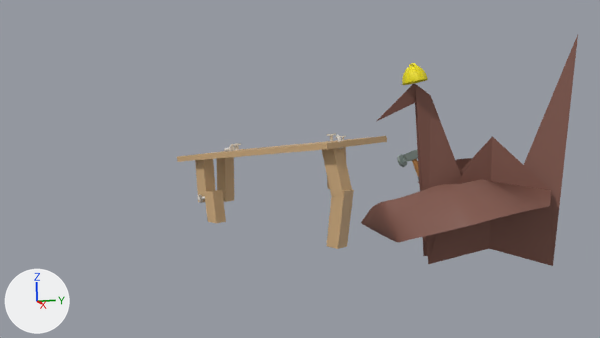
The Blender file assets/blender/CraneMakingTable.blend, before and after one commit.
Before and after are seen from the file's camera 'Camera'. Lighting does not change. The marker at lower left points along +X, +Y and +Z. The first picture is the older version.

The scene before the commit, as lines of its bpy script (objects in view):
```python
me_cube = bpy.data.meshes.new('Cube')
me_cube.from_pydata(...)  # 56 vertices, 42 faces; spans x -1.72..0.69, y -2.19..-0.32, z 0.0..0.99
me_cube.materials.append(mat_table_brown)  # brown #cdaa7d
me_plane = bpy.data.meshes.new('Plane')
me_plane.from_pydata(...)  # 216 vertices, 160 faces; spans x -0.86..0.39, y -1.05..0.6, z 0.0..1.66
me_plane.materials.append(mat_material_002)  # brown #805549
ob_crane = bpy.data.objects.new('Crane', me_plane)
ob_crane.parent = ob_web_export_root
ob_crane.location = (1.51, -0.24, -0.00101)
ob_crane.rotation_euler = (0.0, 0.0, -1.239)  # degrees (0, 0, -71)
ob_crane.scale = (1.18, 1.18, 1.18)
ob_table = bpy.data.objects.new('Table', me_cube)
ob_table.parent = ob_web_export_root
ob_table.location = (0.0, 0.0, 0.0)
```
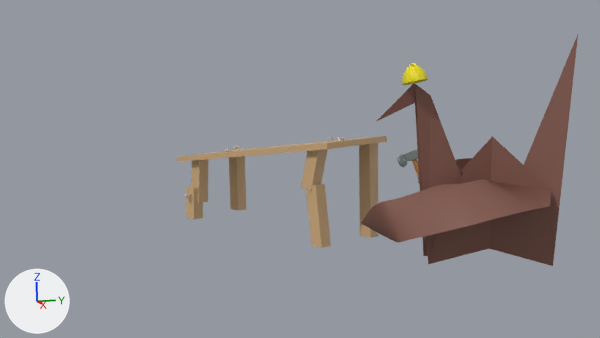
Diff of the bpy script that builds the scene:
```diff
--- a/assets/blender/CraneMakingTable.blend.py
+++ b/assets/blender/CraneMakingTable.blend.py
@@ me_cube @@
 # used by ob_table; parent = ob_web_export_root; location = (0.0, 0.0, 0.0)
-me_cube.from_pydata(...)  # 56 vertices, 42 faces; spans x -1.72..0.69, y -2.19..-0.32, z 0.0..0.99
-me_cube.vertices[24].co = (-0.91, -1.92, 0.0)  # pixel (207, 221)
-me_cube.vertices[25].co = (-0.98, -1.94, 0.31)  # pixel (204, 191)
-me_cube.vertices[26].co = (-0.97, -1.81, 0.0)
-me_cube.vertices[27].co = (-1.04, -1.83, 0.31)  # pixel (213, 190)
-me_cube.vertices[28].co = (-0.78, -1.85, 0.0)  # pixel (216, 223)
-me_cube.vertices[29].co = (-0.85, -1.87, 0.34)  # pixel (212, 191)
-me_cube.vertices[30].co = (-0.84, -1.74, 0.0)  # pixel (225, 221)
-me_cube.vertices[31].co = (-0.92, -1.76, 0.33)  # pixel (222, 190)
-me_cube.vertices[32].co = (0.52, -1.01, 0.0)  # pixel (326, 246)
-me_cube.vertices[33].co = (0.57, -0.97, 0.59)  # pixel (332, 185)
-me_cube.vertices[34].co = (0.45, -0.9, 0.0)
-me_cube.vertices[35].co = (0.5, -0.85, 0.58)
-me_cube.vertices[36].co = (0.64, -0.94, 0.0)  # pixel (337, 248)
-me_cube.vertices[37].co = (0.69, -0.89, 0.55)  # pixel (344, 190)
-me_cube.vertices[38].co = (0.58, -0.83, 0.0)  # pixel (347, 246)
-me_cube.vertices[39].co = (0.62, -0.78, 0.54)  # pixel (353, 189)
-me_cube.vertices[40].co = (-0.12, -0.83, 0.9)  # pixel (325, 142)
-me_cube.vertices[41].co = (-0.19, -0.72, 0.9)  # pixel (334, 141)
-me_cube.vertices[42].co = (0.01, -0.76, 0.91)
-me_cube.vertices[43].co = (-0.06, -0.65, 0.91)
-me_cube.vertices[44].co = (-0.1, -0.82, 0.43)  # pixel (327, 188)
-me_cube.vertices[45].co = (-0.16, -0.71, 0.43)
-me_cube.vertices[46].co = (-0.03, -0.63, 0.44)
-me_cube.vertices[47].co = (0.03, -0.74, 0.44)
+me_cube.from_pydata(...)  # 56 vertices, 42 faces; spans x -1.72..0.68, y -2.19..-0.32, z 0.0..0.99
+# me_cube part 1: the loose piece of 8 vertices spanning x -1.59..-1.39, y -1.72..-1.53, z 0.11..0.67 is scaled about its middle by (0.925, 0.938, 1.22), then moved by (-0.02, 0.14, -0.05)
+# me_cube part 2: the loose piece of 8 vertices spanning x -1.24..-0.98, y -2.01..-1.8, z 0.17..0.7 is multiplied about its middle by the matrix ((0.983, -0.004, 0.117), (-0.004, 0.988, 0.067), (-0.117, -0.067, 0.981)), then moved by (-0.05, -0.06, -0.01)
+# me_cube part 3: the loose piece of 8 vertices spanning x 0.36..0.69, y -1.04..-0.79, z 0.47..0.98 is multiplied about its middle by the matrix ((0.798, -0.055, 0.394), (-0.055, 0.86, 0.232), (-0.394, -0.232, 0.766)), then moved by (-0.15, -0.17, 0.01)
+# me_cube part 4
+me_cube.vertices[24].co = (-1.17, -2.12, 0.0)  # pixel (186, 217)
+me_cube.vertices[25].co = (-1.18, -2.11, 0.34)  # pixel (186, 186)
+me_cube.vertices[26].co = (-1.23, -2.01, 0.0)
+me_cube.vertices[27].co = (-1.24, -2.01, 0.34)
+me_cube.vertices[28].co = (-1.05, -2.05, 0.0)  # pixel (193, 219)
+me_cube.vertices[29].co = (-1.06, -2.05, 0.34)  # pixel (193, 188)
+me_cube.vertices[30].co = (-1.11, -1.95, 0.0)  # pixel (202, 217)
+me_cube.vertices[31].co = (-1.12, -1.94, 0.34)
+# me_cube part 5
+me_cube.vertices[32].co = (0.45, -1.14, 0.0)  # pixel (311, 245)
+me_cube.vertices[33].co = (0.35, -1.17, 0.55)  # pixel (305, 186)
+me_cube.vertices[34].co = (0.39, -1.03, 0.0)
+me_cube.vertices[35].co = (0.29, -1.06, 0.54)
+me_cube.vertices[36].co = (0.57, -1.07, 0.0)  # pixel (321, 248)
+me_cube.vertices[37].co = (0.47, -1.1, 0.58)  # pixel (315, 184)
+me_cube.vertices[38].co = (0.51, -0.96, 0.0)  # pixel (330, 245)
+me_cube.vertices[39].co = (0.41, -1.0, 0.57)  # pixel (324, 183)
+# me_cube part 6
+me_cube.vertices[40].co = (0.16, -0.58, 0.96)  # pixel (358, 139)
+me_cube.vertices[41].co = (0.1, -0.47, 0.95)  # pixel (367, 138)
+me_cube.vertices[42].co = (0.28, -0.51, 0.96)
+me_cube.vertices[43].co = (0.21, -0.4, 0.96)
+me_cube.vertices[44].co = (0.19, -0.57, 0.0)  # pixel (359, 235)
+me_cube.vertices[45].co = (0.12, -0.46, 0.0)
+me_cube.vertices[46].co = (0.24, -0.4, 0.0)  # pixel (378, 235)
+me_cube.vertices[47].co = (0.3, -0.5, 0.0)  # pixel (370, 238)
 me_cube.materials.append(mat_table_brown)
```

Boxes (x1, y1, x2, y2) around the edits, measured in the pictures (600 x 338 px; the box of a moved part takes in the faces that stretch with it):
'Table', reshaped: before (177, 136, 387, 249); after (177, 136, 387, 248)
part 1 of me_cube, moved or reshaped: before (217, 157, 234, 202); after (229, 156, 246, 211)
part 2 of me_cube, moved or reshaped: before (195, 159, 215, 202); after (191, 159, 208, 203)
part 3 of me_cube, moved or reshaped: before (322, 148, 352, 197); after (301, 143, 328, 191)
part 4 of me_cube, moved or reshaped: before (204, 190, 226, 223); after (186, 186, 203, 219)
part 5 of me_cube, moved or reshaped: before (326, 189, 354, 249); after (306, 184, 331, 248)
part 6 of me_cube, moved or reshaped: before (327, 147, 346, 189); after (359, 143, 379, 238)
